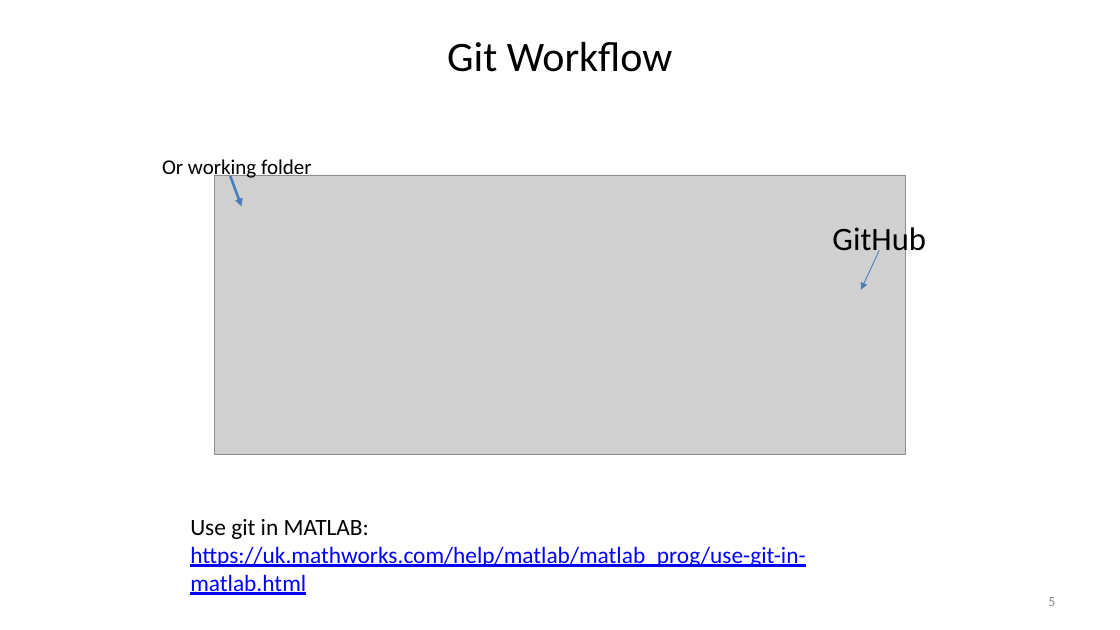
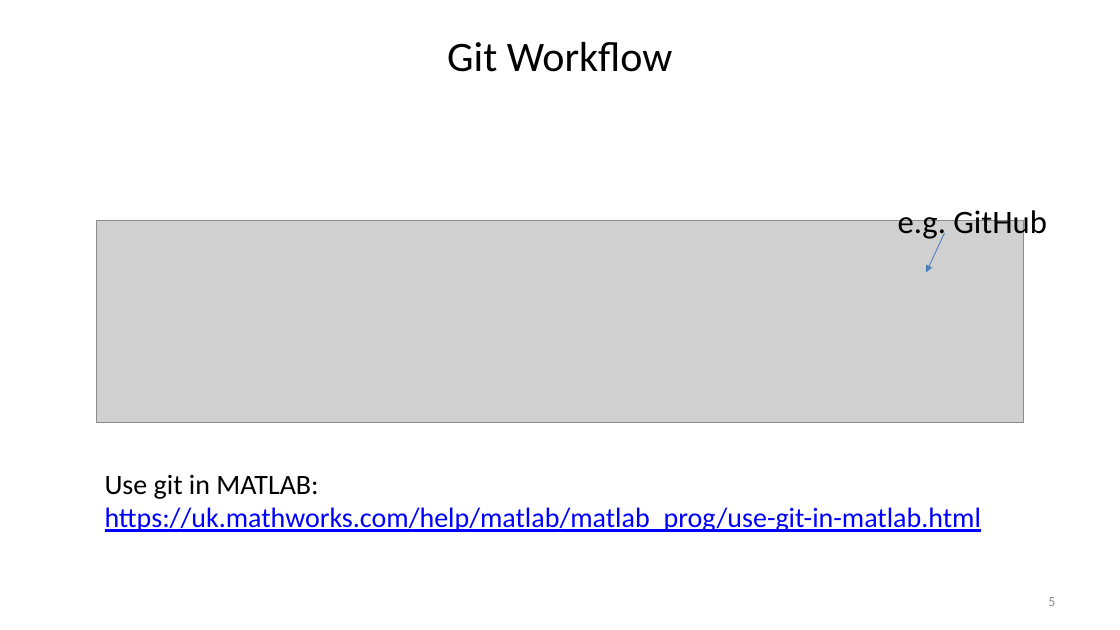
Before and after one commit to louisepb/Nottingham_Workshop, a slide deck: slide 5 of InstructorMaterials/Best Practices for Software Development using MATLAB.pptx. Drawn at 1120x630 pixels with LibreOffice and Linux fonts; fonts in the diff are those of the drawing; grey boxes stand for pictures. Boxes give left, top, right and bottom in pixels: in the first picture for what was removed or moved away, otherwise in the second. Text is boxed around its words. In the diff, an @@ line names an element or a change of style, - is before the commit and + after.

```diff
--- a/InstructorMaterials/Best Practices for Software Development using MATLAB.pptx
+++ b/InstructorMaterials/Best Practices for Software Development using MATLAB.pptx
@@ text removed at box(162, 159, 312, 180) @@
-Or working folder
@@ arrow removed from (230, 176) to (242, 207) @@
@@ text at box(898, 206, 1047, 241): text changed @@
-GitHub
+e.g. GitHub
@@ picture: place and size @@
-picture at box(215, 175, 906, 455)
+picture at box(97, 220, 1024, 423)
@@ arrow moved from (880, 250) - (861, 290) to (944, 233) - (927, 272) @@
@@ text at box(105, 475, 981, 532): text changed; size 20 to 24 pt @@
-Use git in MATLAB: https://uk.mathworks.com/help/matlab/matlab_prog/use-git-in-matlab.html
+Use git in MATLAB:
+https://uk.mathworks.com/help/matlab/matlab_prog/use-git-in-matlab.html
```
Also in this commit, not shown: 1 slide added, 3 other files.
